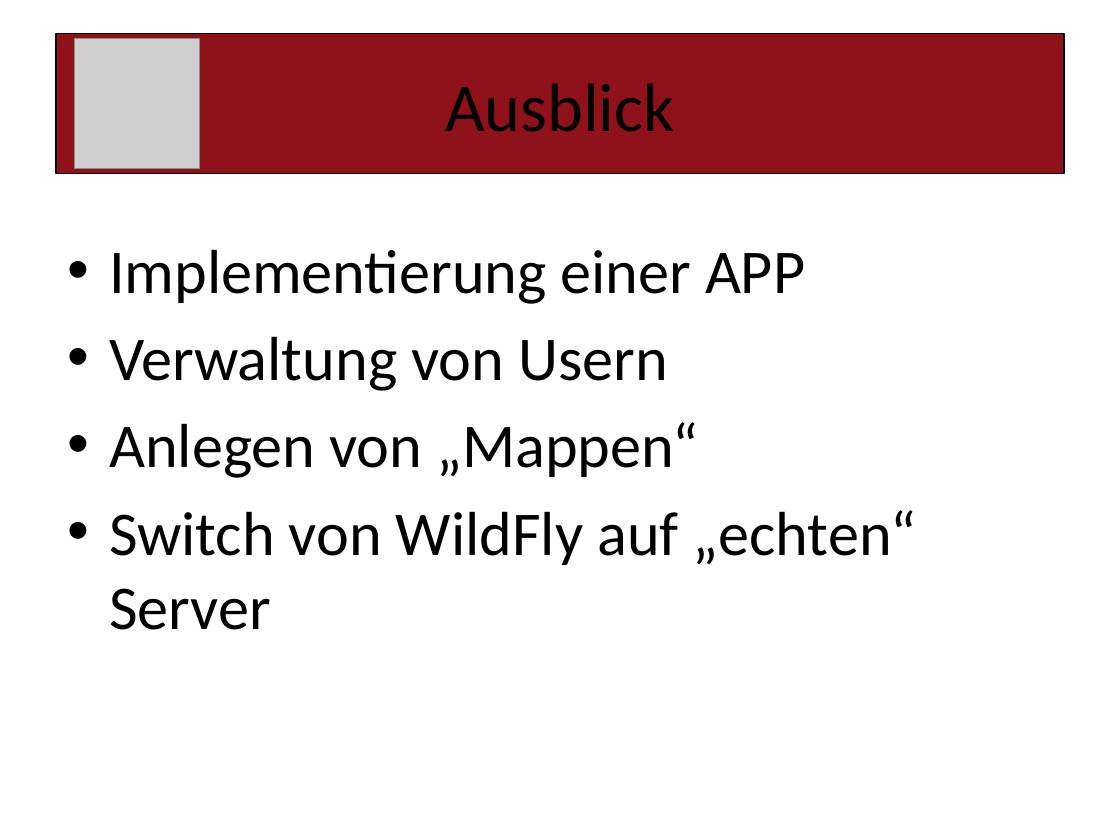
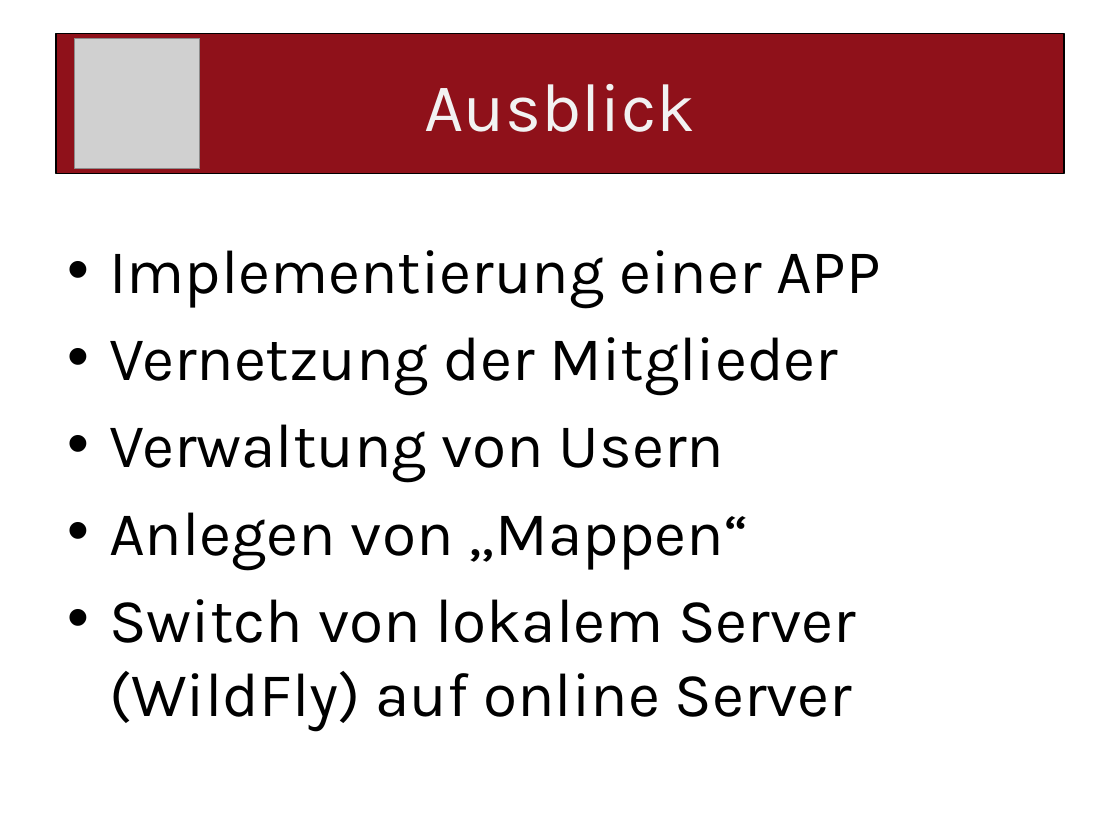
Before and after one commit to paulisch/archivist, a slide deck: slide 14 of Documentation/ProjectDocumentation/Presentation.pptx (slide 11 before the commit). Drawn at 1120x840 pixels with LibreOffice and Linux fonts; fonts in the diff are those of the drawing; grey boxes stand for pictures. Boxes give left, top, right and bottom in pixels: in the first picture for what was removed or moved away, otherwise in the second. Text is boxed around its words. In the diff, an @@ line names an element or a change of style, - is before the commit and + after.

```diff
--- a/Documentation/ProjectDocumentation/Presentation.pptx
+++ b/Documentation/ProjectDocumentation/Presentation.pptx
@@ title "Ausblick" at (x1=56, y1=34, x2=1064, y2=174): font Calibri to Karla, text colour #000000 to #F2F2F2 @@
@@ text at (x1=109, y1=250, x2=880, y2=570): font Calibri to Karla in "Implementierung einer APP", "Verwaltung von Usern", "Anlegen von „Mappen“" @@
@@ text at (x1=109, y1=337, x2=839, y2=396): paragraph added @@
+• Vernetzung der Mitglieder
@@ text at (x1=109, y1=599, x2=856, y2=732): text changed; font Calibri to Karla @@
-• Switch von WildFly auf „echten“ Server
+• Switch von lokalem Server (WildFly) auf online Server
```
Also in this commit, not shown: 8 other slides changed, 5 slides added, 2 slides removed, 1 other file.
